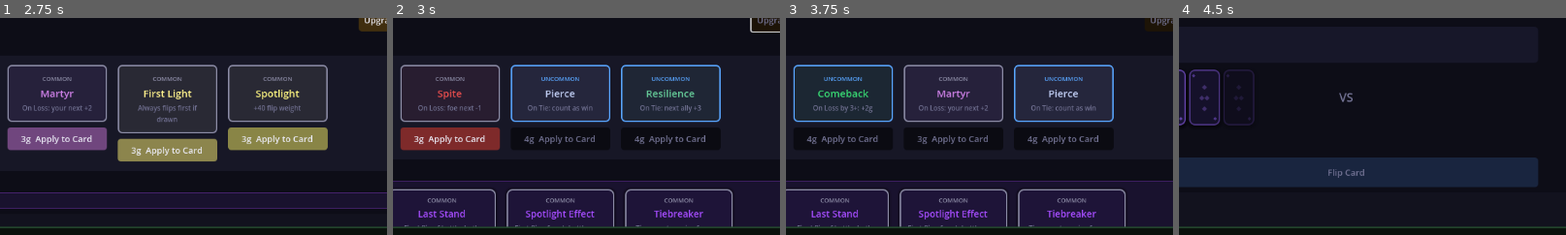
Above: before the commit, frames 1-4 (left to right).
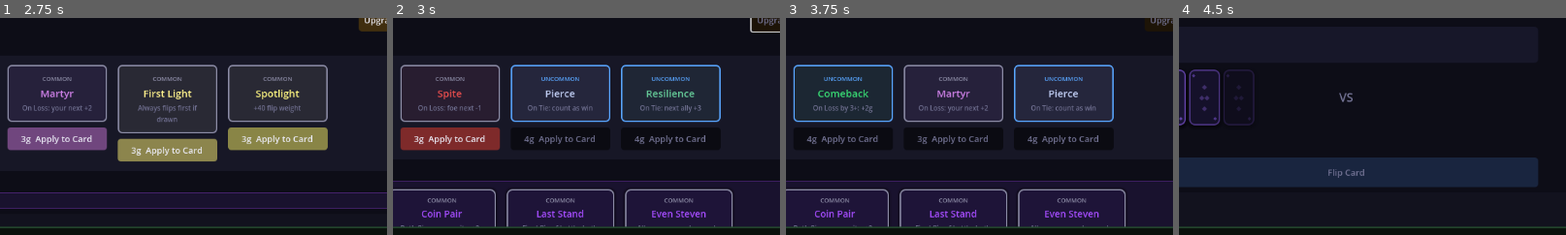
Above: after the commit, the same moments.

Repository: Idosiloni/pileup
Game: Godot game, scene res://scenes/Main.tscn
Same seed, same stepped clock (60 frames per second), same inputs: the game is played once before the commit and once after it.
Inputs:
- Up to frame 1 (2.75 s): click "New Run" at 0.5 s; click "New Run" at 1.25 s; click "Choose" at 2 s
- Up to frame 2 (3 s): click "Upgrade Shop 4g" at 2.75 s
- Up to frame 3 (3.75 s): click "Reroll 1g" at 3.5 s
- Up to frame 4 (4.5 s): click "⚔ Battle" at 4.25 s
The pictures show only the part of the screen within x 28-78%, y 21-71%; the shares and areas given below are measured in that part.

Frame 1 is identical in both runs. In frame 2, 1.1% of the frame differs, in the area x 2-84%, y 88-97%; in frame 3, 1.1%; in frame 4, nothing differs.

Commit message:
Add coin_pair joker (per-flip gold) and frugal joker (carry unspent gold)
coin_pair: +2g whenever both flipped cards share parity; tracked per-flip via
new joker_gold_bonus_per_flip() function called in BattleEngine's flip loop.

frugal: 25% of unspent shop gold carries to next shop, computed in
apply_battle_result() from the remaining run["gold"] at battle time.

Co-Authored-By: Claude Sonnet 4.6 <noreply@anthropic.com>

Diff:
--- a/godot/scripts/engine/BattleEngine.gd
+++ b/godot/scripts/engine/BattleEngine.gd
@@ -210,6 +210,12 @@
 			if gev["side"] == "left":  left_gold_bonus  += gev["delta"]
 			else:                      right_gold_bonus += gev["delta"]
 			events.append(gev)
+
+		# ── Per-flip joker gold (coin_pair) ──────────────────────────────────
+		var per_flip_jg = Jokers.joker_gold_bonus_per_flip(joker_ids, left_card, right_card)
+		if per_flip_jg != 0:
+			left_gold_bonus += per_flip_jg
+			events.append({"source": "joker", "joker_ids": joker_ids, "note": "per-flip gold +" + str(per_flip_jg)})
 
 		prev_winner = flip["winner"]
 		if flip["winner"] == "right": left_loss_count  += 1
--- a/godot/scripts/engine/Jokers.gd
+++ b/godot/scripts/engine/Jokers.gd
@@ -40,12 +40,15 @@
 	# ── Common (5g) extra ─────────────────────────────────────────────────────
 	"symmetry":        {"id": "symmetry",        "name": "Symmetry",        "description": "Both flip same parity: +1 to yours.",                  "cost": 5, "rarity": "common"},
 	"spotlight_effect":{"id": "spotlight_effect","name": "Spotlight Effect","description": "First flip of each battle: your card +3.",             "cost": 5, "rarity": "common"},
+	"coin_pair":       {"id": "coin_pair",       "name": "Coin Pair",       "description": "Both flip same parity: +2g per flip.",                 "cost": 5, "rarity": "common"},
+	# ── Rare (7-8g) extra ─────────────────────────────────────────────────────
+	"frugal":          {"id": "frugal",          "name": "Frugal",          "description": "25% of unspent gold carries to next shop.",            "cost": 7, "rarity": "rare"},
 }
 
 const JOKER_POOL_BY_RARITY = {
-	"common":   ["fortune", "ironclad", "tiebreaker", "odd_job", "even_steven", "scrapper", "last_stand", "compound_card", "mud_pit", "symmetry", "spotlight_effect"],
+	"common":   ["fortune", "ironclad", "tiebreaker", "odd_job", "even_steven", "scrapper", "last_stand", "compound_card", "mud_pit", "symmetry", "spotlight_effect", "coin_pair"],
 	"uncommon": ["underdog", "streak", "doubler", "pyromancer", "hoarder", "balance", "opportunist", "momentum", "lowball", "rolling_stone", "asymmetry", "bookend"],
-	"rare":     ["sniper", "gambler", "colossus", "time_warp", "chain_lightning", "speed_demon", "long_haul", "truncate", "boost", "old_soul"]
+	"rare":     ["sniper", "gambler", "colossus", "time_warp", "chain_lightning", "speed_demon", "long_haul", "truncate", "boost", "old_soul", "frugal"]
 }
 
 # ── pre-flip joker effects ────────────────────────────────────────────────────
@@ -129,6 +132,13 @@
 		if jid == "mud_pit": bonus += 5
 	return bonus
 
+func joker_gold_bonus_per_flip(joker_ids: Array, left_card: Dictionary, right_card: Dictionary) -> int:
+	var bonus    = 0
+	var same_par = (left_card["value"] % 2) == (right_card["value"] % 2)
+	for jid in joker_ids:
+		if jid == "coin_pair" and same_par: bonus += 2
+	return bonus
+
 # ── highest/lowest anchor helpers ─────────────────────────────────────────────
 func sniper_anchor_id(pile: Dictionary) -> String:
 	var cards: Array = pile["cards"]
--- a/godot/scripts/engine/RunEngine.gd
+++ b/godot/scripts/engine/RunEngine.gd
@@ -166,7 +166,8 @@
 	if result["winner"] == "player": new_ai_hp     = maxi(0, run["ai_hp"]     - damage)
 	var phase = "over" if (new_player_hp <= 0 or new_ai_hp <= 0) else "shop"
 
-	var perk_gold_bonus = 2 if run.get("perk") == "merchant" else 0
+	var perk_gold_bonus  = 2 if run.get("perk") == "merchant" else 0
+	var frugal_carryover = int(run["gold"] * 0.25) if run.get("jokers", []).has("frugal") else 0
 	var new_run = run.duplicate(true)
 	var new_round  = run["round"] + 1
 	var win_streak = run.get("win_streak", 0)
@@ -174,7 +175,7 @@
 	else:                            win_streak  = 0
 
 	new_run["round"]                = new_round
-	new_run["gold"]                 = STARTING_GOLD + result.get("gold_bonus", 0) + perk_gold_bonus
+	new_run["gold"]                 = STARTING_GOLD + result.get("gold_bonus", 0) + perk_gold_bonus + frugal_carryover
 	new_run["player_hp"]            = new_player_hp
 	new_run["ai_hp"]                = new_ai_hp
 	new_run["phase"]                = phase
